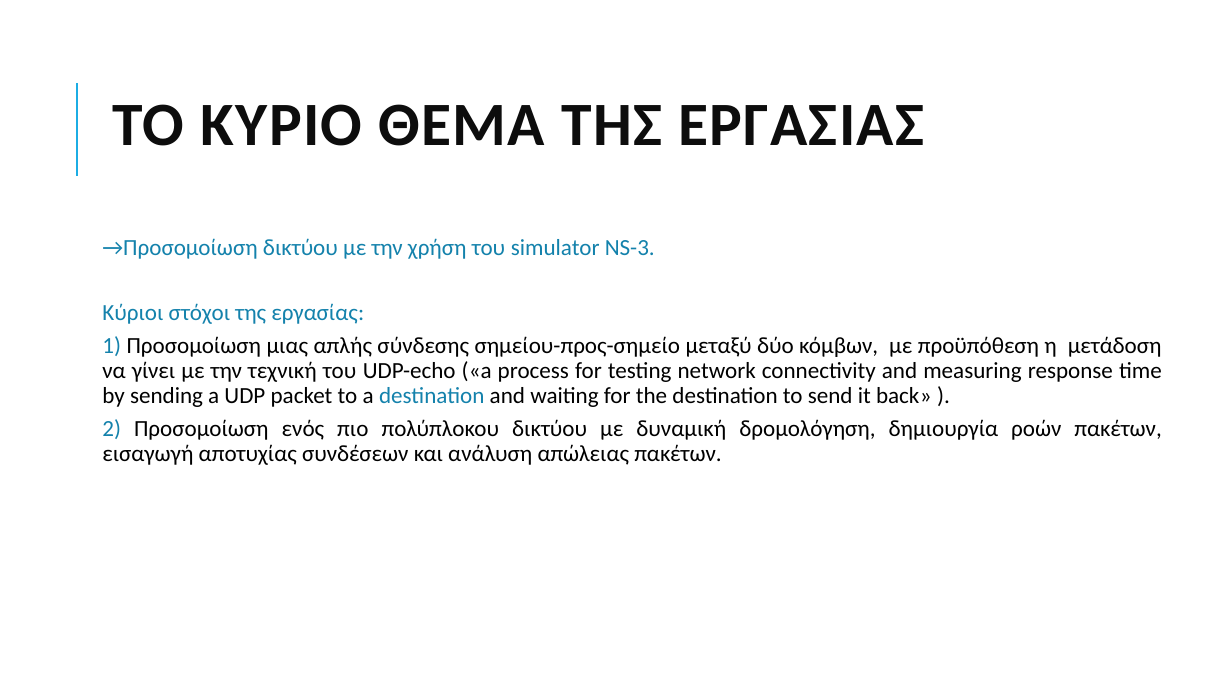
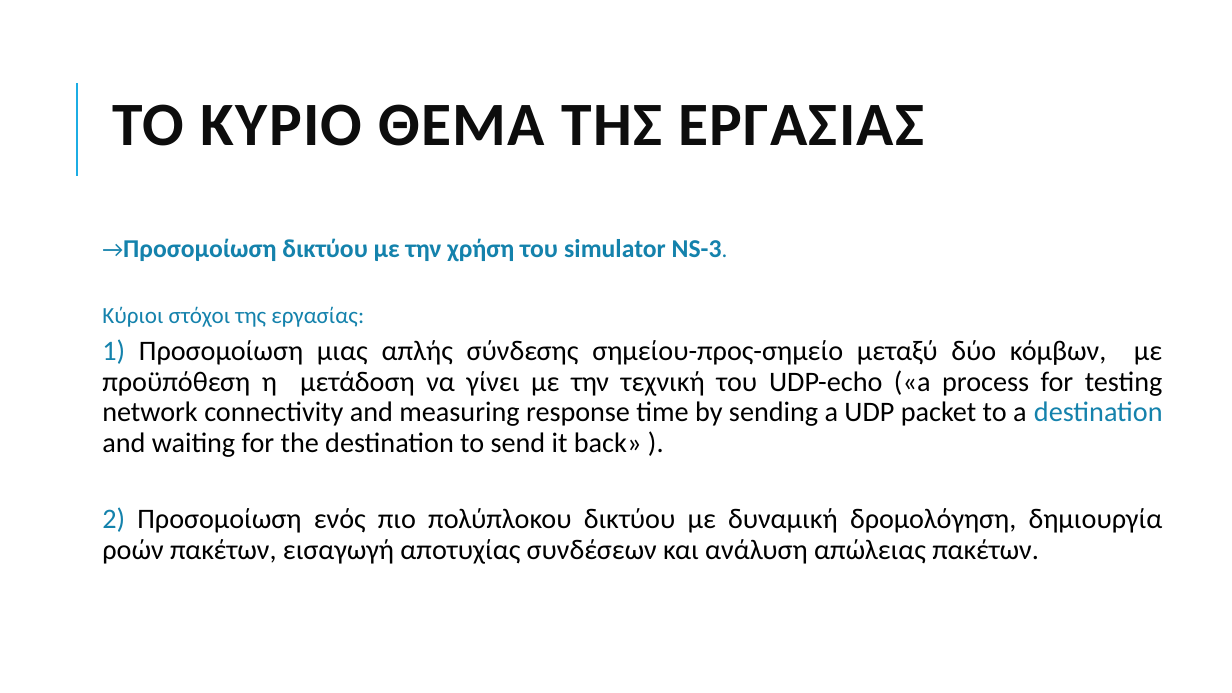
Before and after one commit to grgmyl/Ns3Project, a slide deck: slide 2 of Presentations/Ns-3_presentation_F.pptx. Drawn at 1232x693 pixels with LibreOffice and Linux fonts; fonts in the diff are those of the drawing. Boxes give left, top, right and bottom in pixels: in the first picture for what was removed or moved away, otherwise in the second. Text is boxed around its words. In the diff, an @@ line names an element or a change of style, - is before the commit and + after.

```diff
--- a/Presentations/Ns-3_presentation_F.pptx
+++ b/Presentations/Ns-3_presentation_F.pptx
@@ text at box(102, 238, 1163, 564): size 18 to 20 pt, bold on in "→Προσομοίωση δικτύου με την χρήση του simulator ..."; size 18 to 22 pt in "1) Προσομοίωση μιας απλής σύνδεσης σημείου-προς-σημείο μεταξ ...", "2) Προσομοίωση ενός πιο πολύπλοκου δικτύου με ..." @@
```
Also in this commit, not shown: 10 other slides changed.
